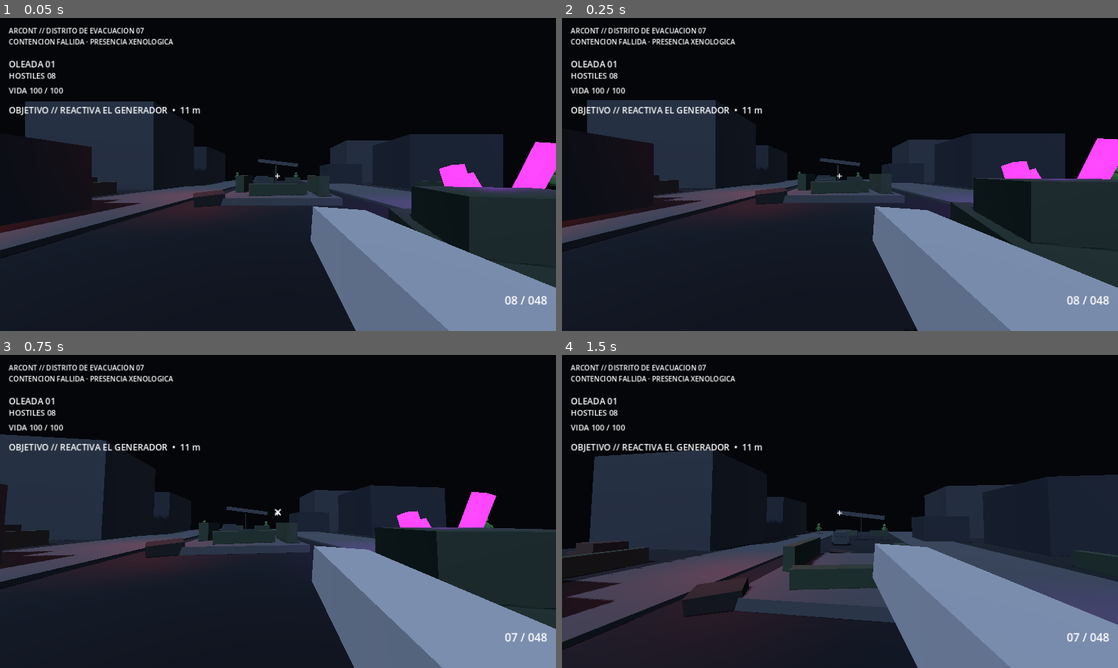
Above: before the commit, frames 1-4 (two rows, left to right).
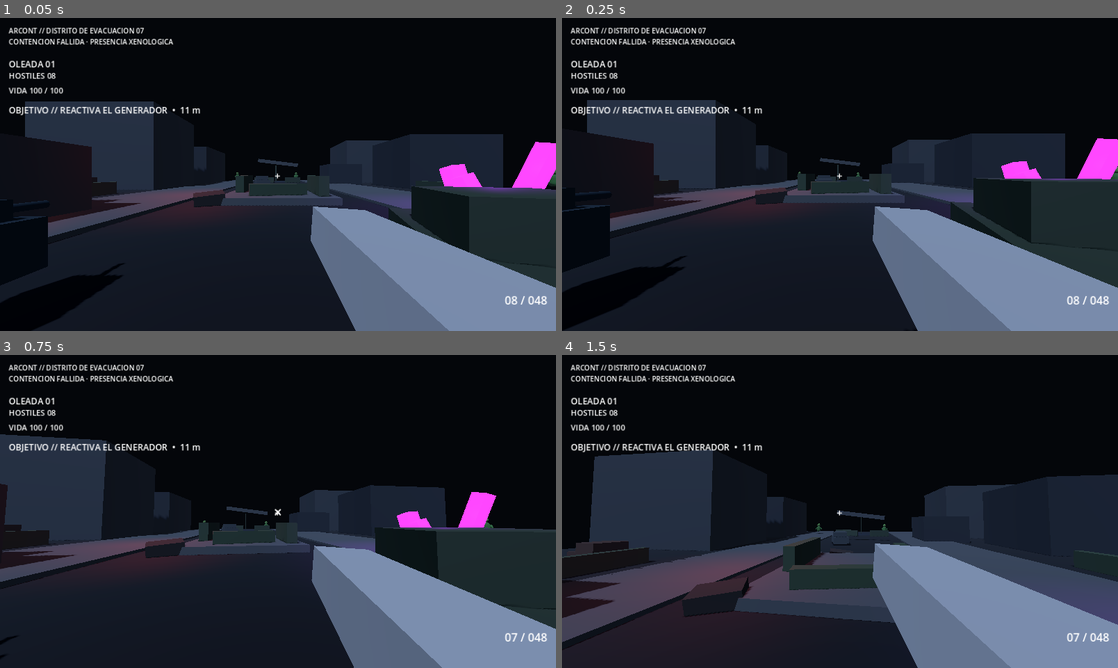
Above: after the commit, the same moments.

Repository: heliossamuelhernandezreyes/Arcont
Game: Godot game, scene res://scenes/main.tscn
Two runs of this game, one before a commit and one after it. Both use one fixed random seed, a clock stepped at 60 frames per second and the inputs below.
Inputs (mouse positions are in pixels of both pictures, inside the frame that each line leads up to):
- Up to frame 1 (0.05 s): no input
- Up to frame 2 (0.25 s): no input
- Up to frame 3 (0.75 s): tap Enter at 0.5 s; move the mouse to (305, 511) at 0.52 s; hold W (move_forward) from 0.53 s (still down); hold Shift (sprint) from 0.53 s (still down); click (305, 511) at 0.67 s
- Up to frame 4 (1.5 s): keep holding W (move_forward); tap Space (jump) at 0.77 s; move the mouse to (812, 511) at 1.27 s; release Shift (sprint) at 1.28 s; tap Shift (sprint) at 1.35 s

The runs differ from the first frame. In frame 1, 3.3% of the frame differs, in the area x 0-23%, y 58-100%; in frame 2, 3.1%; in frame 3, less than 0.1%; in frame 4, nothing differs.

Commit message:
feat: place R-3 companion in campaign scene

Diff:
--- a/scenes/main.tscn
+++ b/scenes/main.tscn
@@ -8,6 +8,7 @@
 [ext_resource path="res://scripts/combat_feedback.gd" type="Script" id="6_feedback"]
 [ext_resource path="res://scripts/urban_environment.gd" type="Script" id="7_environment"]
 [ext_resource path="res://scripts/mission_director.gd" type="Script" id="8_mission"]
+[ext_resource path="res://scenes/companion_robot.tscn" type="PackedScene" id="9_robot"]
 
 [sub_resource type="CapsuleShape3D" id="PlayerShape"]
 radius = 0.4
@@ -62,6 +63,9 @@
 shadow_enabled = false
 
 [node name="Enemies" type="Node3D" parent="."]
+
+[node name="CompanionRobot" parent="." instance=ExtResource("9_robot")]
+position = Vector3(-3.4, 0.2, 17.0)
 
 [node name="Player" type="CharacterBody3D" parent="." groups=["player"]]
 position = Vector3(0, 1.05, 19)
Not shown: 1 places in scenes/main.tscn that only renumber resources
